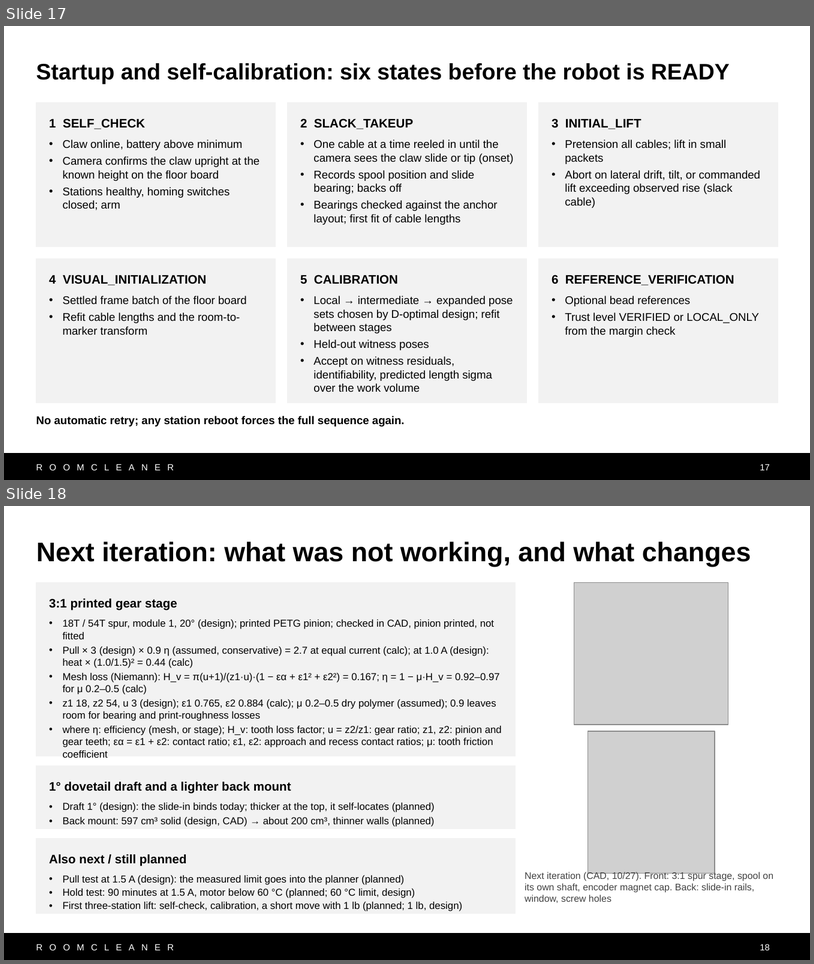
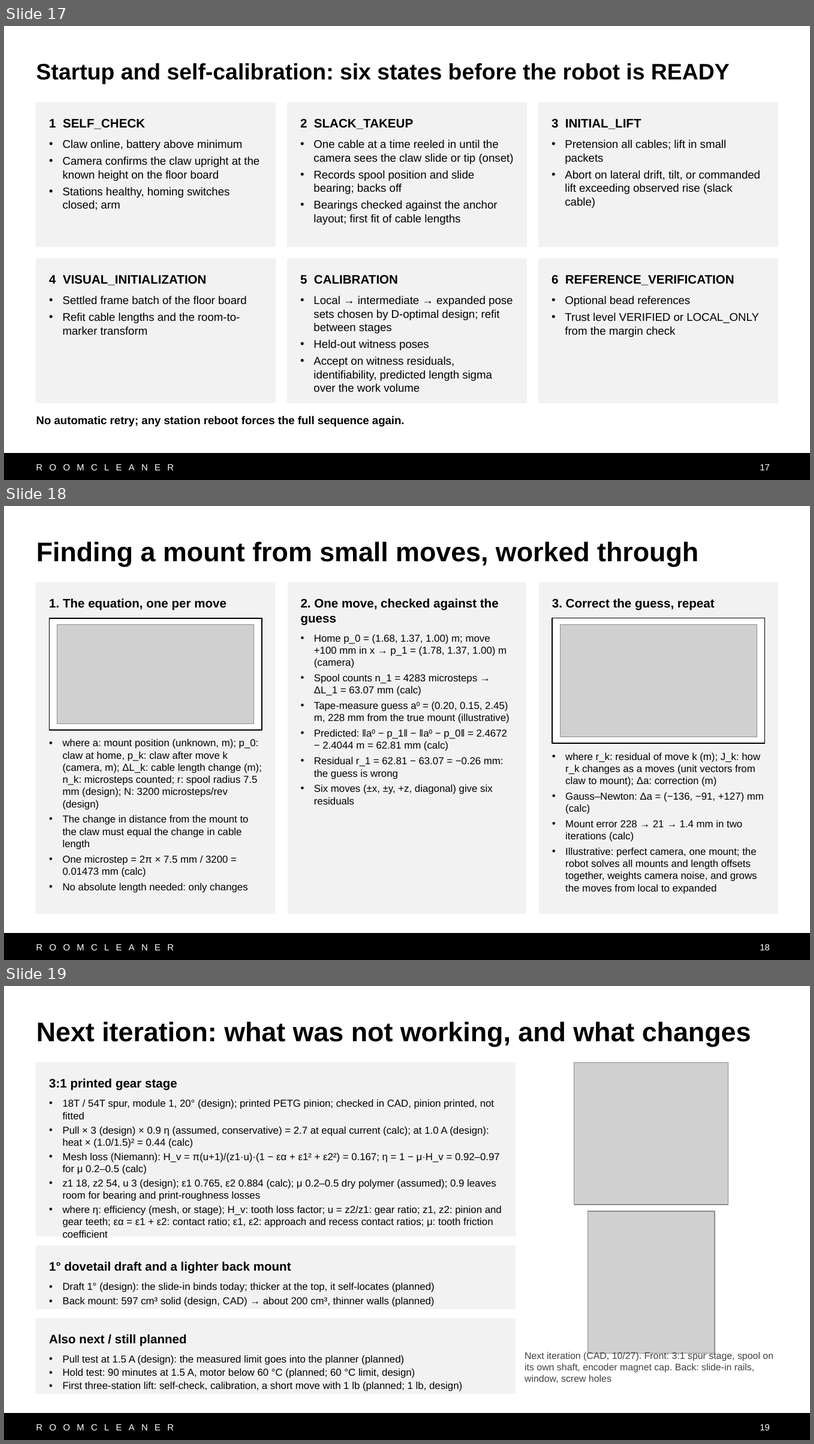
Before and after one commit to Jaspario1199/RoomCleaner, a slide deck: docs/presentation/deck_v10/RoomCleaner_Buntinx_v10.pptx. Shown one above the other, each under a label of ours: slides 17 and 18 before the commit, slides 17, 18 and 19 after it. The pictures are 814x964 and 814x1444 pixels, drawn with LibreOffice and Linux fonts; fonts in the diff are those of the drawing; grey boxes stand for pictures. Boxes give left, top, right and bottom in pixels: in the first picture for what was removed or moved away, otherwise in the second. Text is boxed around its words. In the diff, an @@ line names an element or a change of style, - is before the commit and + after.

```diff
--- a/docs/presentation/deck_v10/RoomCleaner_Buntinx_v10.pptx
+++ b/docs/presentation/deck_v10/RoomCleaner_Buntinx_v10.pptx
@@ slide 18 added at [4, 506, 810, 960], background #FFFFFF; not listed: 2 template elements that a slide beside it also shows @@
@@ title added at [36, 541, 699, 567], 24 pt, text #000000, bold @@
+Finding a mount from small moves, worked through
@@ rectangle added at [36, 583, 275, 913], fill #F2F2F2, outline #F2F2F2 0.75 pt, 9 pt, text #000000 @@
+1. The equation, one per move
+• where a: mount position (unknown, m); p_0: claw at home, p_k: claw after move k (camera, m); ΔL_k: cable length change (m); n_k: microsteps counted; r: spool radius 7.5 mm (design); N: 3200 microsteps/rev (design)
+• The change in distance from the mount to the claw must equal the change in cable length
+• One microstep = 2π × 7.5 mm / 3200 = 0.01473 mm (calc)
+• No absolute length needed: only changes
@@ rectangle added at [288, 583, 527, 913], fill #F2F2F2, outline #F2F2F2 0.75 pt, 9 pt, text #000000 @@
+2. One move, checked against the guess
+• Home p_0 = (1.68, 1.37, 1.00) m; move +100 mm in x → p_1 = (1.78, 1.37, 1.00) m (camera)
+• Spool counts n_1 = 4283 microsteps → ΔL_1 = 63.07 mm (calc)
+• Tape-measure guess a⁰ = (0.20, 0.15, 2.45) m, 228 mm from the true mount (illustrative)
+• Predicted: ‖a⁰ − p_1‖ − ‖a⁰ − p_0‖ = 2.4672 − 2.4044 m = 62.81 mm (calc)
+• Residual r_1 = 62.81 − 63.07 = −0.26 mm: the guess is wrong
+• Six moves (±x, ±y, +z, diagonal) give six residuals
@@ rectangle added at [539, 583, 778, 913], fill #F2F2F2, outline #F2F2F2 0.75 pt, 9 pt, text #000000 @@
+3. Correct the guess, repeat
+• where r_k: residual of move k (m); J_k: how r_k changes as a moves (unit vectors from claw to mount); Δa: correction (m)
+• Gauss–Newton: Δa = (−136, −91, +127) mm (calc)
+• Mount error 228 → 21 → 1.4 mm in two iterations (calc)
+• Illustrative: perfect camera, one mount; the robot solves all mounts and length offsets together, weights camera noise, and grows the moves from local to expanded
@@ rectangle added at [49, 618, 262, 730], fill #FFFFFF, outline #000000 0.75 pt @@
@@ picture added at [57, 625, 254, 724] @@
@@ rectangle added at [552, 618, 765, 743], fill #FFFFFF, outline #000000 0.75 pt @@
@@ picture added at [560, 625, 757, 736] @@
@@ page number added at [760, 943, 770, 950], 8 pt, text #FFFFFF @@
+18
@@ what was slide 18 is now slide 19 @@
@@ page number at [760, 1423, 770, 1430]: text changed @@
-18
+19
```
Also in this commit, not shown: 7 other files.
